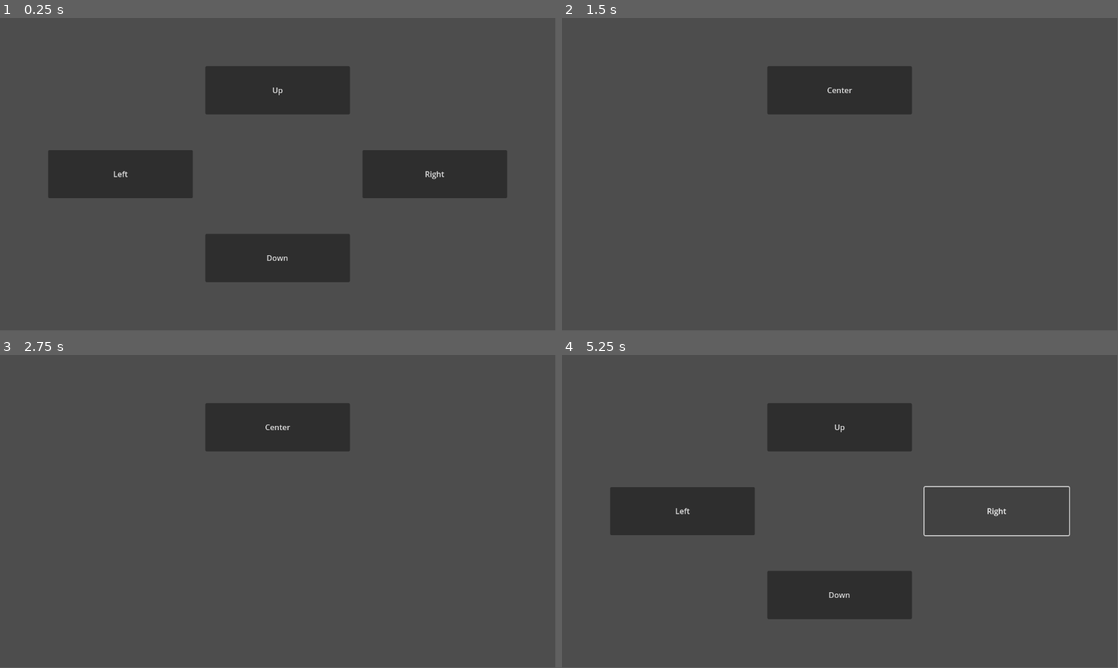
Above: before the commit, frames 1-4 (two rows, left to right).
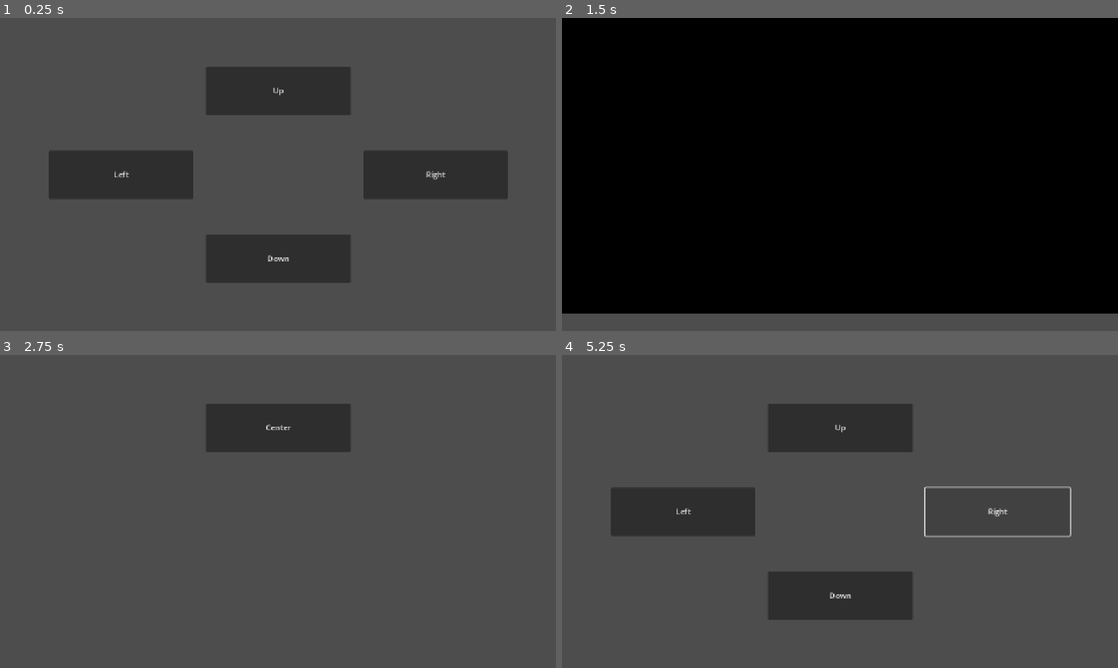
Above: after the commit, the same moments.

Repository: lucascarrug/Godot-Prototype-Project---Scene-Manager
Game: Godot game, scene res://Scenes/Center.tscn
The game is run twice, just before and just after one commit, with the same random seed, the same clock (stepped at 60 frames per second) and the same inputs.
Inputs:
- Up to frame 1 (0.25 s): no input
- Up to frame 2 (1.5 s): click "Down" at 0.5 s; click "Center" at 1.25 s
- Up to frame 3 (2.75 s): click "Center" at 2 s
- Up to frame 4 (5.25 s): click "Center" at 2.75 s; click "Down" at 3.5 s; click "Up" at 4.25 s; click "Right" at 5 s
In our replay, the window is 799x449 before the commit and 800x450 after it. These sizes can differ from the game's own. Grey fills any space a smaller window leaves; there, only what the larger window draws over its background counts as a difference.

The runs differ from the first frame. In frame 1, 0.3% of the frame differs, in the area x 8-92%, y 15-85%; in frame 2, 94%, in the area x 0-100%, y 0-95%; in frame 3, 0.1%; in frame 4, 0.8%.

Commit message:
Up&Down animaations

Diff:
--- a/Scenes/LoadingScreen.tscn
+++ b/Scenes/LoadingScreen.tscn
@@ -337,17 +337,205 @@
 "values": [Vector2(0, 0)]
 }
 
+[sub_resource type="Animation" id="Animation_634pj"]
+resource_name = "slide_down_in"
+tracks/0/type = "value"
+tracks/0/imported = false
+tracks/0/enabled = true
+tracks/0/path = NodePath("Control/Background:color")
+tracks/0/interp = 1
+tracks/0/loop_wrap = true
+tracks/0/keys = {
+"times": PackedFloat32Array(0),
+"transitions": PackedFloat32Array(1),
+"update": 0,
+"values": [Color(0, 0, 0, 1)]
+}
+tracks/1/type = "value"
+tracks/1/imported = false
+tracks/1/enabled = true
+tracks/1/path = NodePath("Control/Background:position")
+tracks/1/interp = 1
+tracks/1/loop_wrap = true
+tracks/1/keys = {
+"times": PackedFloat32Array(0, 0.5),
+"transitions": PackedFloat32Array(5, 5),
+"update": 0,
+"values": [Vector2(0, -648), Vector2(0, 0)]
+}
+tracks/2/type = "value"
+tracks/2/imported = false
+tracks/2/enabled = true
+tracks/2/path = NodePath("Control/Background:size")
+tracks/2/interp = 1
+tracks/2/loop_wrap = true
+tracks/2/keys = {
+"times": PackedFloat32Array(0),
+"transitions": PackedFloat32Array(1.62451),
+"update": 0,
+"values": [Vector2(1158, 648)]
+}
+tracks/3/type = "method"
+tracks/3/imported = false
+tracks/3/enabled = true
+tracks/3/path = NodePath(".")
+tracks/3/interp = 1
+tracks/3/loop_wrap = true
+tracks/3/keys = {
+"times": PackedFloat32Array(0.5),
+"transitions": PackedFloat32Array(1),
+"values": [{
+"args": [],
+"method": &"report_midpoint"
+}]
+}
+
+[sub_resource type="Animation" id="Animation_am871"]
+resource_name = "slide_down_out"
+tracks/0/type = "value"
+tracks/0/imported = false
+tracks/0/enabled = true
+tracks/0/path = NodePath("Control/Background:color")
+tracks/0/interp = 1
+tracks/0/loop_wrap = true
+tracks/0/keys = {
+"times": PackedFloat32Array(0),
+"transitions": PackedFloat32Array(5),
+"update": 0,
+"values": [Color(0, 0, 0, 1)]
+}
+tracks/1/type = "value"
+tracks/1/imported = false
+tracks/1/enabled = true
+tracks/1/path = NodePath("Control/Background:size")
+tracks/1/interp = 1
+tracks/1/loop_wrap = true
+tracks/1/keys = {
+"times": PackedFloat32Array(0),
+"transitions": PackedFloat32Array(5),
+"update": 0,
+"values": [Vector2(1158, 648)]
+}
+tracks/2/type = "value"
+tracks/2/imported = false
+tracks/2/enabled = true
+tracks/2/path = NodePath("Control/Background:position")
+tracks/2/interp = 1
+tracks/2/loop_wrap = true
+tracks/2/keys = {
+"times": PackedFloat32Array(0, 0.5),
+"transitions": PackedFloat32Array(5, 5),
+"update": 0,
+"values": [Vector2(0, 0), Vector2(0, 648)]
+}
+
+[sub_resource type="Animation" id="Animation_6p6t7"]
+resource_name = "slide_up_in"
+tracks/0/type = "value"
+tracks/0/imported = false
+tracks/0/enabled = true
+tracks/0/path = NodePath("Control/Background:position")
+tracks/0/interp = 1
+tracks/0/loop_wrap = true
+tracks/0/keys = {
+"times": PackedFloat32Array(0, 0.5),
+"transitions": PackedFloat32Array(5, 5),
+"update": 0,
+"values": [Vector2(0, 648), Vector2(0, 0)]
+}
+tracks/1/type = "value"
+tracks/1/imported = false
+tracks/1/enabled = true
+tracks/1/path = NodePath("Control/Background:color")
+tracks/1/interp = 1
+tracks/1/loop_wrap = true
+tracks/1/keys = {
+"times": PackedFloat32Array(0),
+"transitions": PackedFloat32Array(5),
+"update": 0,
+"values": [Color(0, 0, 0, 1)]
+}
+tracks/2/type = "value"
+tracks/2/imported = false
+tracks/2/enabled = true
+tracks/2/path = NodePath("Control/Background:size")
+tracks/2/interp = 1
+tracks/2/loop_wrap = true
+tracks/2/keys = {
+"times": PackedFloat32Array(0),
+"transitions": PackedFloat32Array(5),
+"update": 0,
+"values": [Vector2(1158, 648)]
+}
+tracks/3/type = "method"
+tracks/3/imported = false
+tracks/3/enabled = true
+tracks/3/path = NodePath(".")
+tracks/3/interp = 1
+tracks/3/loop_wrap = true
+tracks/3/keys = {
+"times": PackedFloat32Array(0.5),
+"transitions": PackedFloat32Array(1),
+"values": [{
+"args": [],
+"method": &"report_midpoint"
+}]
+}
+
+[sub_resource type="Animation" id="Animation_jepyk"]
+resource_name = "slide_up_out"
+tracks/0/type = "value"
+tracks/0/imported = false
+tracks/0/enabled = true
+tracks/0/path = NodePath("Control/Background:color")
+tracks/0/interp = 1
+tracks/0/loop_wrap = true
+tracks/0/keys = {
+"times": PackedFloat32Array(0),
+"transitions": PackedFloat32Array(5),
+"update": 0,
+"values": [Color(0, 0, 0, 1)]
+}
+tracks/1/type = "value"
+tracks/1/imported = false
+tracks/1/enabled = true
+tracks/1/path = NodePath("Control/Background:size")
+tracks/1/interp = 1
+tracks/1/loop_wrap = true
+tracks/1/keys = {
+"times": PackedFloat32Array(0),
+"transitions": PackedFloat32Array(5),
+"update": 0,
+"values": [Vector2(1158, 648)]
+}
+tracks/2/type = "value"
+tracks/2/imported = false
+tracks/2/enabled = true
+tracks/2/path = NodePath("Control/Background:position")
+tracks/2/interp = 1
+tracks/2/loop_wrap = true
+tracks/2/keys = {
+"times": PackedFloat32Array(0, 0.5),
+"transitions": PackedFloat32Array(5, 5),
+"update": 0,
+"values": [Vector2(0, 0), Vector2(0, -648)]
+}
+
 [sub_resource type="AnimationLibrary" id="AnimationLibrary_dhqi2"]
 _data = {
 &"RESET": SubResource("Animation_ghsbh"),
 &"fade_in": SubResource("Animation_kddo8"),
 &"fade_out": SubResource("Animation_m6rkq"),
+&"slide_down_in": SubResource("Animation_634pj"),
+&"slide_down_out": SubResource("Animation_am871"),
 &"slide_in": SubResource("Animation_xoop3"),
 &"slide_left_in": SubResource("Animation_68uam"),
 &"slide_left_out": SubResource("Animation_davxm"),
 &"slide_out": SubResource("Animation_qjj4j"),
 &"slide_right_in": SubResource("Animation_dq85b"),
-&"slide_right_out": SubResource("Animation_ffghy")
+&"slide_right_out": SubResource("Animation_ffghy"),
+&"slide_up_in": SubResource("Animation_6p6t7"),
+&"slide_up_out": SubResource("Animation_jepyk")
 }
 
 [node name="LoadingScreen" type="CanvasLayer"]
@@ -364,8 +552,9 @@
 anchors_preset = -1
 anchor_right = 1.004
 anchor_bottom = 1.0
-offset_left = 1158.0
-offset_right = 1159.39
+offset_top = -648.0
+offset_right = 1.39209
+offset_bottom = -648.0
 color = Color(0, 0, 0, 0)
 
 [node name="ProgressBar" type="ProgressBar" parent="Control"]
--- a/Scripts/DataTransfer.gd
+++ /dev/null
@@ -1 +0,0 @@
-extends Node
--- a/Scripts/Rooms/Center.gd
+++ b/Scripts/Rooms/Center.gd
@@ -1,11 +1,11 @@
 extends Control
 
 func _on_down_button_pressed() -> void:
-	SceneManager.load_new_scene("res://Scenes/Down.tscn", get_tree().root, self, "fade_in")
+	SceneManager.load_new_scene("res://Scenes/Down.tscn", get_tree().root, self, "slide_up_in")
 
 
 func _on_up_button_pressed() -> void:
-	SceneManager.load_new_scene("res://Scenes/Up.tscn", get_tree().root, self, "fade_in")
+	SceneManager.load_new_scene("res://Scenes/Up.tscn", get_tree().root, self, "slide_down_in")
 
 
 func _on_right_button_pressed() -> void:
--- a/Scripts/Rooms/Down.gd
+++ b/Scripts/Rooms/Down.gd
@@ -1,4 +1,4 @@
 extends Control
 
 func _on_center_button_pressed() -> void:
-	SceneManager.load_new_scene("res://Scenes/Center.tscn", get_tree().root, self, "fade_in")
+	SceneManager.load_new_scene("res://Scenes/Center.tscn", get_tree().root, self, "slide_down_in")
--- a/Scripts/Rooms/Up.gd
+++ b/Scripts/Rooms/Up.gd
@@ -1,4 +1,4 @@
 extends Control
 
 func _on_center_button_pressed() -> void:
-	SceneManager.load_new_scene("res://Scenes/Center.tscn", get_tree().root, self, "fade_in")
+	SceneManager.load_new_scene("res://Scenes/Center.tscn", get_tree().root, self, "slide_up_in")
--- a/Scripts/SceneManager.gd
+++ b/Scripts/SceneManager.gd
@@ -106,4 +106,4 @@
 
 func on_finished_loading_new_scene() -> void:
 	is_loading_in_progress = false
-	print("Scene loaded.")
+	print("Scene ",  _scene_to_load, " loaded.")
--- a/project.godot
+++ b/project.godot
@@ -19,3 +19,7 @@
 
 SceneManager="*res://Scripts/SceneManager.gd"
 Refs="*res://Scripts/Global/Refs.gd"
+
+[display]
+
+window/stretch/mode="canvas_items"
Not shown: 1 places in Scenes/LoadingScreen.tscn that only renumber resources
Not shown, removed: Scripts/DataTransfer.gd.uid
